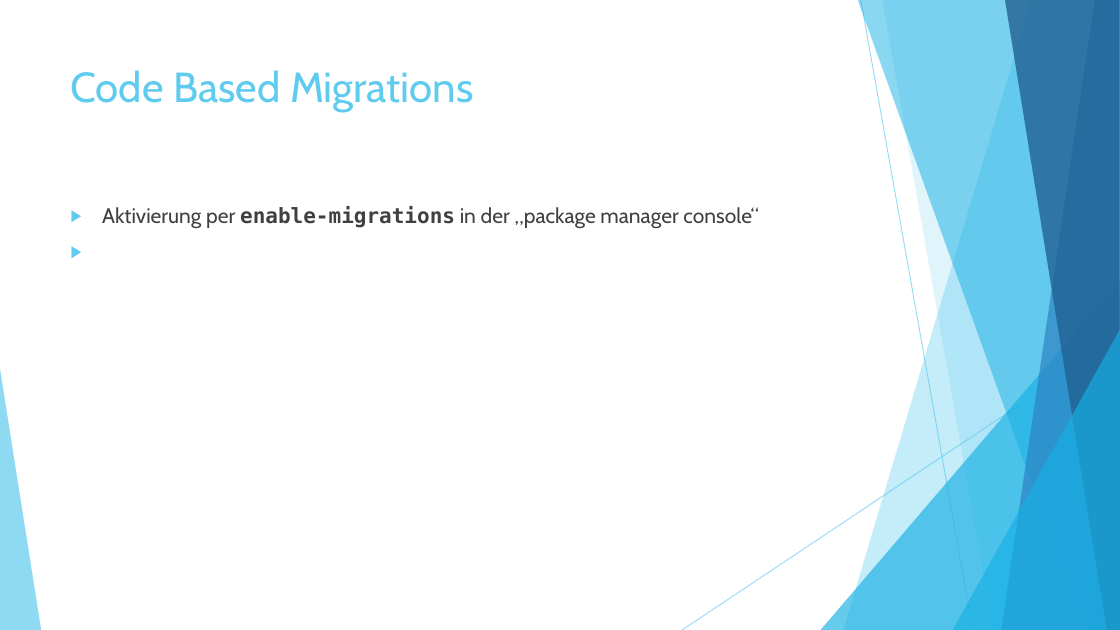
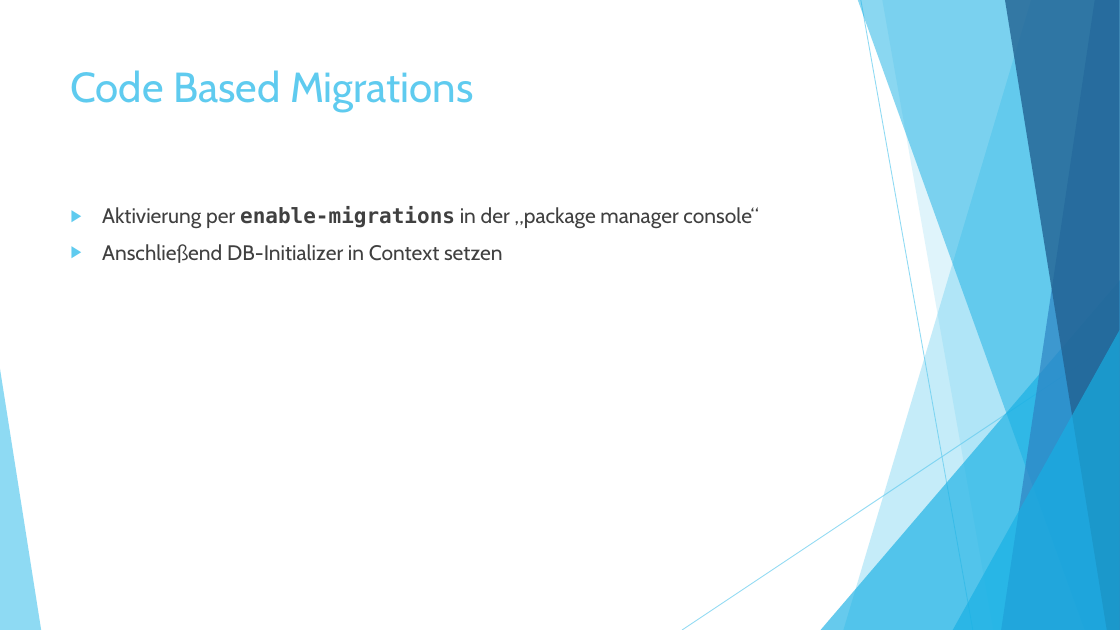
Before and after one commit to ChrisMuellersCode/EFMigrations, a slide deck: slide 7 of ppt/Entity Framework Migrations.pptx. Drawn at 1120x630 pixels with LibreOffice and Linux fonts; fonts in the diff are those of the drawing. Boxes give left, top, right and bottom in pixels: in the first picture for what was removed or moved away, otherwise in the second. Text is boxed around its words. In the diff, an @@ line names an element or a change of style, - is before the commit and + after.

Commit message:
Finished ppt

```diff
--- a/ppt/Entity Framework Migrations.pptx
+++ b/ppt/Entity Framework Migrations.pptx
@@ text at box(102, 244, 503, 263): paragraph added @@
+▶ Anschließend DB-Initializer in Context setzen
```
Also in this commit, not shown: 16 slides added, 2 slides removed.
